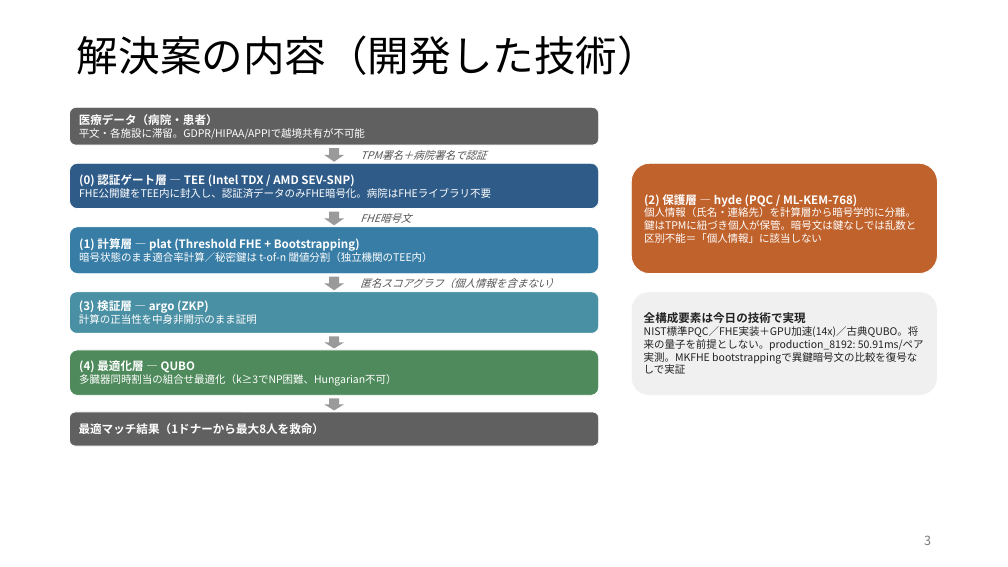
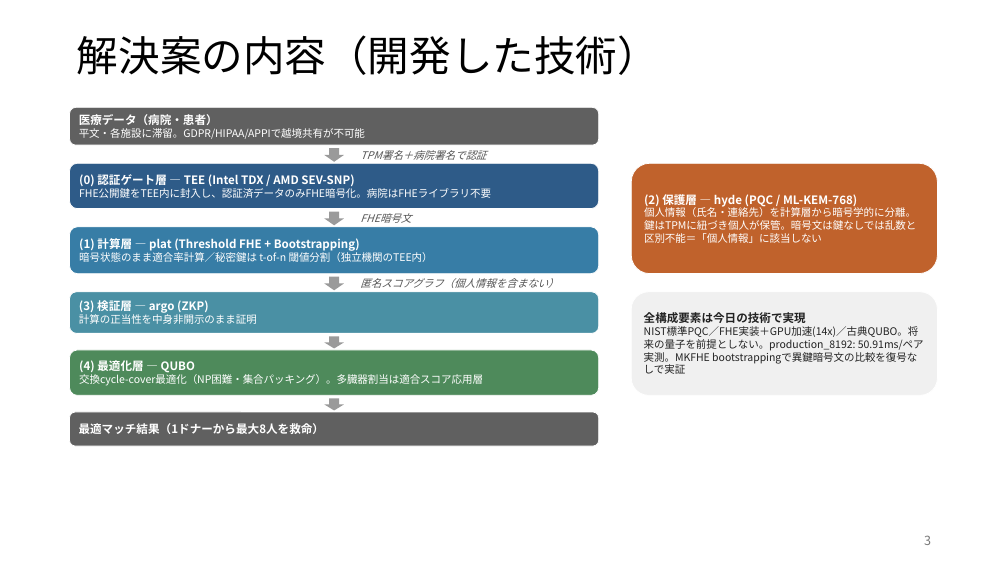
Before and after one commit to Ryujiyasu/niobi, a slide deck: slide 3 of docs/submission/summary_official.pptx. Drawn at 1008x567 pixels with LibreOffice and Linux fonts; fonts in the diff are those of the drawing. Boxes give left, top, right and bottom in pixels: in the first picture for what was removed or moved away, otherwise in the second. Text is boxed around its words. In the diff, an @@ line names an element or a change of style, - is before the commit and + after.

Commit message:
feat: 交換cycle-coverを量子有用性の主軸に据え直し＋提出物の匿名化
量子有用性の論証を実証ベースで再構築（Option B: 交換=量子軸, 多臓器=応用層）:
- 多臓器の救命数割当は分離可能（smart greedy = QUBO = 厳密最適）→ 量子優位なし（正直な負の結果）
- mRMR特徴選択QUBOは古典ベースラインに劣る（原因回収0-25% vs 38-75%）
- 交換cycle-cover（最大重み頂点素サイクル被覆）は真にNP困難:
  QUBOが貪欲に8/8勝・厳密最適に一致、差は規模で拡大（N=8 +1.5 → N=30 +3.8移植）

コード:
- exchange_chain.rs: enumerate_cycles / build・solve_cycle_cover_qubo / exact_cover /
  greedy_cover / generate_exchange_pool ＋ テスト3件（全53テスト通過）
- multi_organ.rs: 救命数メトリクス＋all-or-nothing QUBO＋分離可能性の検証関数
- 新ベンチ: exchange_qubo_bench, lives_saved_bench

報告書・概要版:
- report_draft.md §1/§2.2/§2.3/§4.2/§5.2/§6.1/§6.5 を書き換え。差別化を
  「問題の新しさ」ではなく「プライバシー保護下での最適化」に（先行研究: 量子のみ or
  プライバシーのみ、Niobiは両立）
- 概要版スライド更新（ベンチチャートを交換greedy-vs-QUBOに差し替え）
- official成果物を再生成、文書プロパティ作成者を空欄化、表紙の氏名は保持（規定OK）、
  本文・概要版は匿名化
- 旧版 _final 成果物を archive/ に隔離（誤提出防止）

```diff
--- a/docs/submission/summary_official.pptx
+++ b/docs/submission/summary_official.pptx
@@ text in rounded rectangle at (x1=79, y1=374, x2=483, y2=386): text changed @@
-多臓器同時割当の組合せ最適化（k≥3でNP困難、Hungarian不可）
+交換cycle-cover最適化（NP困難・集合パッキング）。多臓器割当は適合スコア応用層
```
Also in this commit, not shown: 8 other slides changed, 15 other files.
